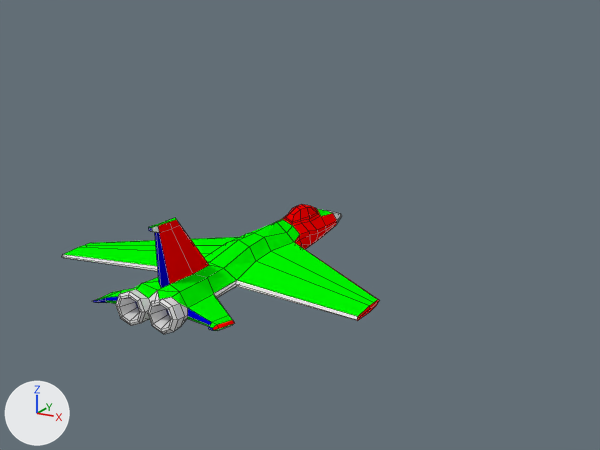
Before and after pictures for a commit that changed the Blender file src/blender/jet.blend.
Both versions are drawn from the file's camera 'Camera'. Arrows for +X, +Y and +Z are at lower left; the lights stay in place. Mesh edges are drawn as thin lines.

In view in the first picture: 'Jet'.
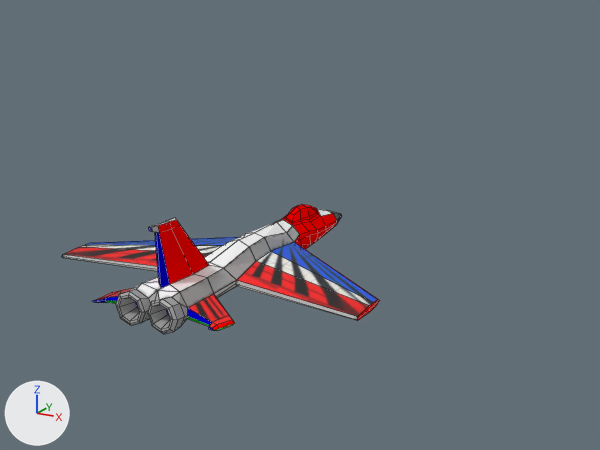
Boxes (x1, y1, x2, y2) around the edits, measured in the pictures (600 x 450 px):
'Jet', surface changed, recoloured
    both: (62, 208, 379, 334)
part 1 of me_cube, recoloured
    both: (64, 209, 378, 328)

Edits to the bpy script that builds the scene:
```text
Add img_jet_png:
    img_jet_png = load_image('jet.png', 'jet.png', 512, 512, 'sRGB')
Change mat_material:
    remove mat_material.base_color = (0.8, 0.8, 0.8)  # white #e7e7e7
    add mat_material.texture = img_jet_png
Change me_cube:
    where me_cube.from_pydata(...)  # 370 vertices, 364 faces; spans x -6.06..6.06, y -6.4..7.42, z -0.87..2.5
    used by ob_jet; location = (0.0, 0.0, 0.0)
    me_cube part 1: all 52 faces that had it switch from mat_top_material (green #00ff00) to mat_material (picture img_jet_png)
```
